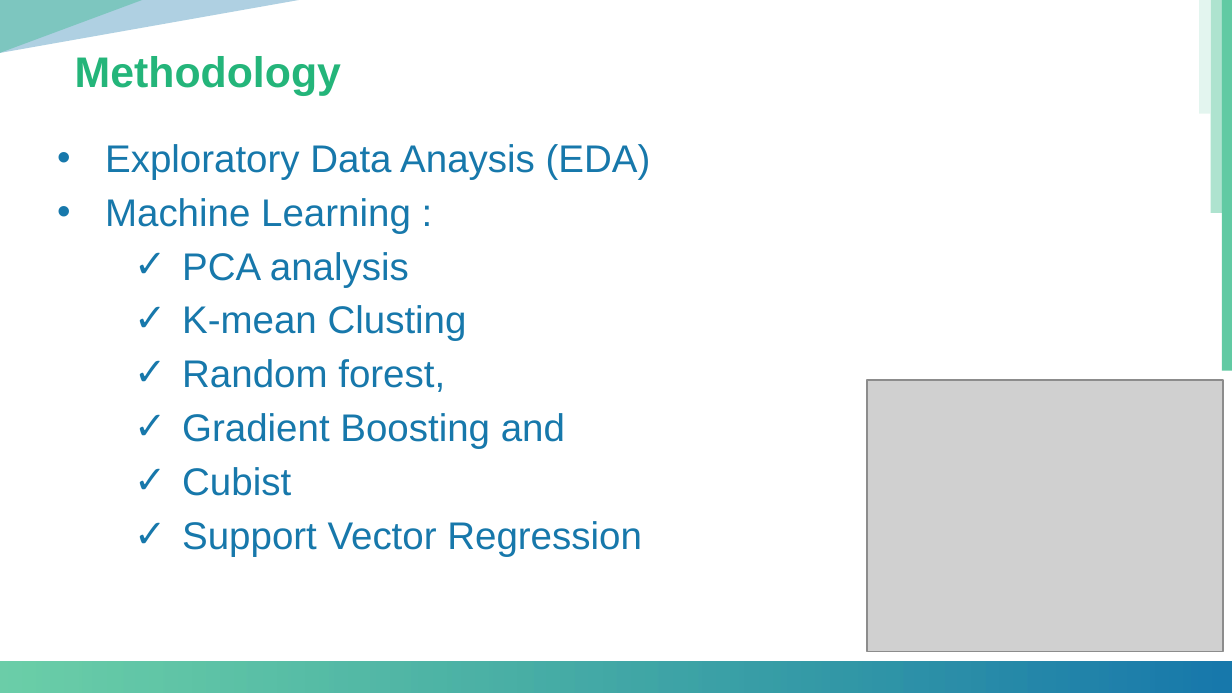
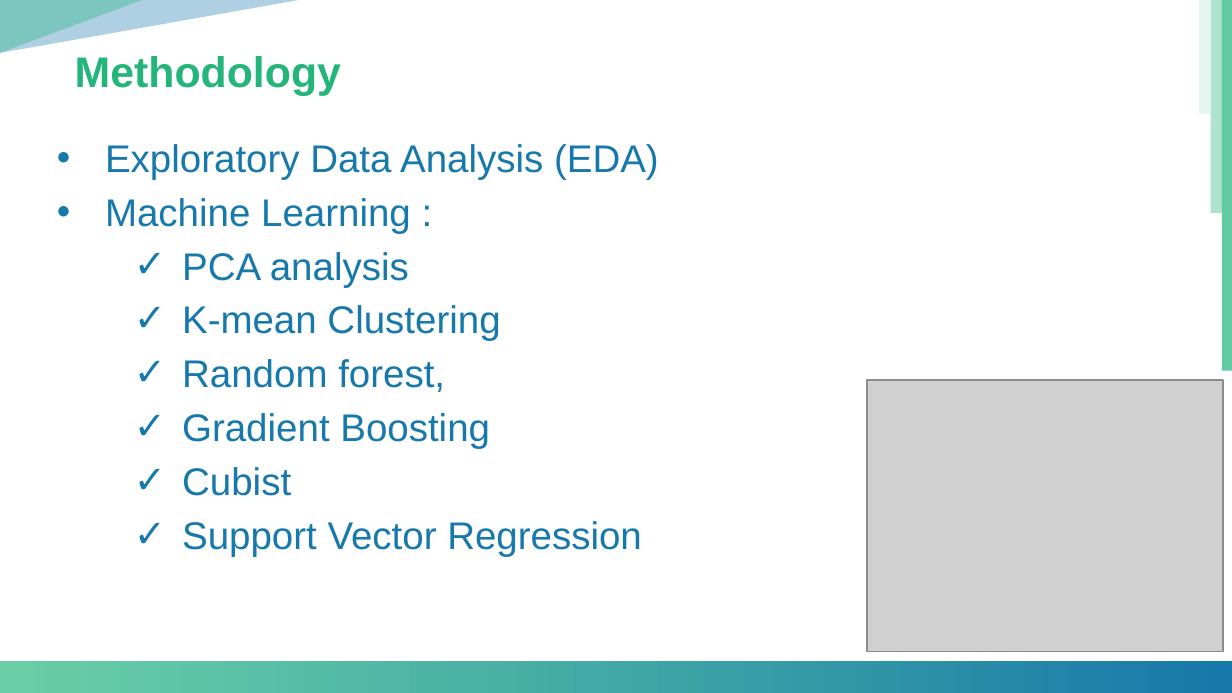
Before and after one commit to geeman1209/Data622, a slide deck: slide 3 of Project/presentation_ML.pptx. Drawn at 1232x693 pixels with LibreOffice and Linux fonts; fonts in the diff are those of the drawing; grey boxes stand for pictures; background and template pictures are left out. Boxes give left, top, right and bottom in pixels: in the first picture for what was removed or moved away, otherwise in the second. Text is boxed around its words. In the diff, an @@ line names an element or a change of style, - is before the commit and + after.

```diff
--- a/Project/presentation_ML.pptx
+++ b/Project/presentation_ML.pptx
@@ text at bbox=[105, 144, 659, 179]: text changed @@
-• Exploratory Data Anaysis (EDA)
+• Exploratory Data Analysis (EDA)
@@ text at bbox=[182, 305, 500, 341]: text changed @@
-  ✓ K-mean Clusting
+  ✓ K-mean Clustering
@@ text at bbox=[182, 413, 490, 449]: text changed @@
-  ✓ Gradient Boosting and
+  ✓ Gradient Boosting
```
Also in this commit, not shown: 1 other slide changed, 7 slides added, 1 other file.
